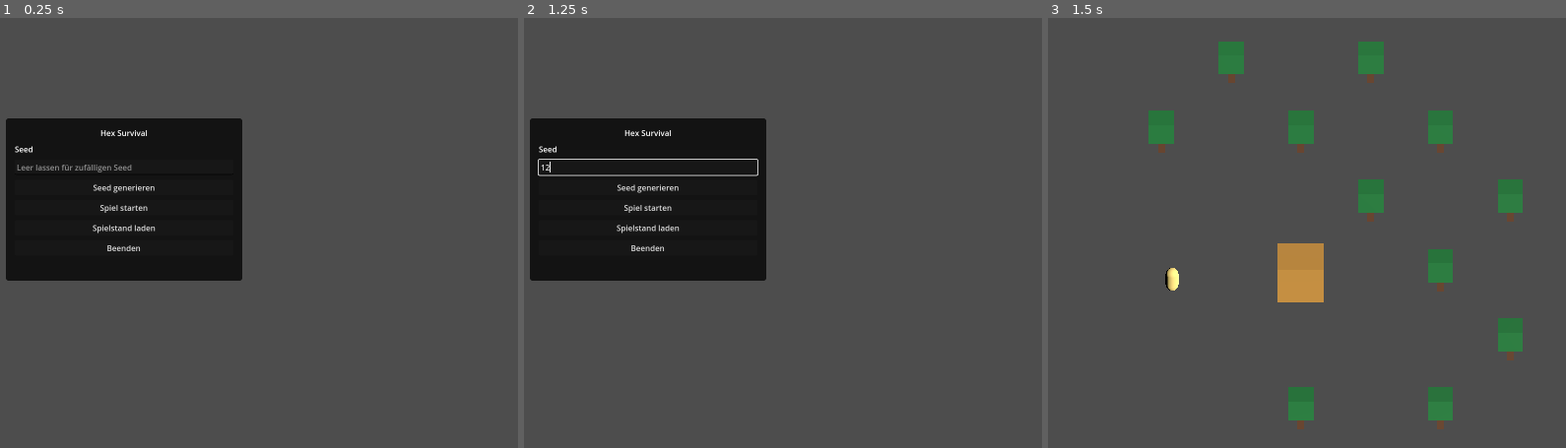
Above: before the commit, frames 1-3 (left to right).
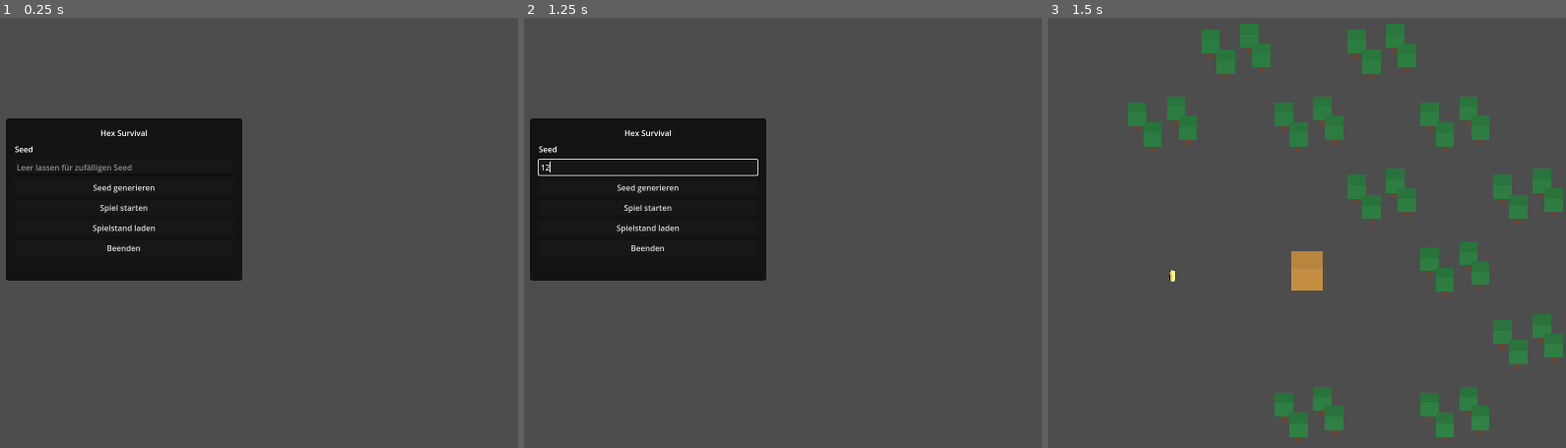
Above: after the commit, the same moments.

Repository: Ranu4922/CodexGame
Game: Godot game, scene res://scenes/Main.tscn
The game is run twice, just before and just after one commit, with the same random seed, the same clock (stepped at 60 frames per second) and the same inputs.
Inputs (mouse positions are in pixels of both pictures, inside the frame that each line leads up to):
- Up to frame 1 (0.25 s): no input
- Up to frame 2 (1.25 s): click (648, 168) at 0.52 s; type "12" at 0.6 s
- Up to frame 3 (1.5 s): click "Spiel starten" at 1.25 s

Frames 1-2 are identical in both runs. In frame 3, 9.6% of the frame differs, in the area x 15-100%, y 1-99%.

Commit message:
Scale PlayerWorld hex areas for exploration

Diff:
--- a/scenes/PlayerWorld.tscn
+++ b/scenes/PlayerWorld.tscn
@@ -3,13 +3,13 @@
 [ext_resource type="Script" path="res://scripts/player_world.gd" id="1_player_world_script"]
 
 [sub_resource type="PlaneMesh" id="PlaneMesh_ground"]
-size = Vector2(120, 120)
+size = Vector2(260, 260)
 
 [sub_resource type="StandardMaterial3D" id="StandardMaterial3D_ground"]
 albedo_color = Color(0.24, 0.46, 0.27, 1)
 
 [sub_resource type="BoxShape3D" id="BoxShape3D_ground"]
-size = Vector3(120, 0.1, 120)
+size = Vector3(260, 0.1, 260)
 
 [sub_resource type="CapsuleMesh" id="CapsuleMesh_player"]
 radius = 0.32
@@ -19,7 +19,7 @@
 albedo_color = Color(0.86, 0.76, 0.42, 1)
 
 [sub_resource type="BoxMesh" id="BoxMesh_village_center"]
-size = Vector3(2.3, 2.0, 2.3)
+size = Vector3(3.0, 2.5, 3.0)
 
 [sub_resource type="StandardMaterial3D" id="StandardMaterial3D_village_center"]
 albedo_color = Color(0.69, 0.49, 0.19, 1)
@@ -48,7 +48,7 @@
 surface_material_override/0 = SubResource("StandardMaterial3D_player")
 
 [node name="VillageCenter" type="Node3D" parent="."]
-transform = Transform3D(1, 0, 0, 0, 1, 0, 0, 0, 1, 3, 1, 0)
+transform = Transform3D(1, 0, 0, 0, 1, 0, 0, 0, 1, 3, 1.25, 0)
 
 [node name="VillageCenterMesh" type="MeshInstance3D" parent="VillageCenter"]
 mesh = SubResource("BoxMesh_village_center")
@@ -58,9 +58,9 @@
 transform = Transform3D(1, 0, 0, 0, 1, 0, 0, 0, 1, -4, 0.675, 0)
 
 [node name="Camera3D" type="Camera3D" parent="CameraRig"]
-transform = Transform3D(1, 0, 0, 0, 0.819152, 0.573576, 0, -0.573576, 0.819152, 0, 18, 22)
+transform = Transform3D(1, 0, 0, 0, 0.819152, 0.573576, 0, -0.573576, 0.819152, 0, 34, 42)
 projection = 1
-size = 22.0
+size = 42.0
 current = true
 
 [node name="DirectionalLight3D" type="DirectionalLight3D" parent="."]
--- a/scripts/player_world.gd
+++ b/scripts/player_world.gd
@@ -2,10 +2,10 @@
 
 signal settlement_management_requested
 
-@export var move_speed: float = 4.5
-@export var interaction_distance: float = 2.7
-@export var interaction_hint_height: float = 2.1
-@export var world_hex_size: float = 4.0
+@export var move_speed: float = 8.0
+@export var interaction_distance: float = 6.0
+@export var interaction_hint_height: float = 3.0
+@export var world_hex_size: float = 8.0
 
 @onready var player: Node3D = $Player
 @onready var world_map: Node3D = $WorldMap
@@ -72,6 +72,7 @@
 
 
 func _try_set_move_target() -> void:
+	# Water blocking will be added later; for now water is only marked visually.
 	var ray_result: Dictionary = _get_mouse_ray_result()
 	if ray_result.is_empty():
 		return
@@ -151,9 +152,9 @@
 		var tile_position: Vector3 = _axial_to_player_world(q, r)
 		_create_tile_visual(tile_position, tile_type)
 		if tile_type == "Wald":
-			_create_tree_placeholder(tile_position)
+			_create_forest_placeholders(tile_position)
 		if tile_type == "Stein":
-			_create_stone_placeholder(tile_position)
+			_create_stone_placeholders(tile_position)
 
 
 func _create_world_building_markers() -> void:
@@ -184,18 +185,18 @@
 	var trunk: MeshInstance3D = MeshInstance3D.new()
 	trunk.name = "TreePlaceholder"
 	var trunk_mesh: BoxMesh = BoxMesh.new()
-	trunk_mesh.size = Vector3(0.34, 1.15, 0.34)
+	trunk_mesh.size = Vector3(0.45, 1.45, 0.45)
 	trunk.mesh = trunk_mesh
-	trunk.position = Vector3(tile_position.x, 0.60, tile_position.z)
+	trunk.position = Vector3(tile_position.x, 0.75, tile_position.z)
 	trunk.material_override = marker_materials["tree_trunk"]
 	world_map.add_child(trunk)
 
 	var crown: MeshInstance3D = MeshInstance3D.new()
 	crown.name = "TreeCrownPlaceholder"
 	var crown_mesh: BoxMesh = BoxMesh.new()
-	crown_mesh.size = Vector3(1.25, 1.15, 1.25)
+	crown_mesh.size = Vector3(1.75, 1.55, 1.75)
 	crown.mesh = crown_mesh
-	crown.position = Vector3(tile_position.x, 1.45, tile_position.z)
+	crown.position = Vector3(tile_position.x, 1.90, tile_position.z)
 	crown.material_override = marker_materials["tree_crown"]
 	world_map.add_child(crown)
 
@@ -204,9 +205,9 @@
 	var stone_marker: MeshInstance3D = MeshInstance3D.new()
 	stone_marker.name = "StonePlaceholder"
 	var stone_mesh: BoxMesh = BoxMesh.new()
-	stone_mesh.size = Vector3(1.15, 0.75, 0.95)
+	stone_mesh.size = Vector3(1.65, 0.95, 1.25)
 	stone_marker.mesh = stone_mesh
-	stone_marker.position = Vector3(tile_position.x, 0.42, tile_position.z)
+	stone_marker.position = Vector3(tile_position.x, 0.55, tile_position.z)
 	stone_marker.material_override = marker_materials["stone_marker"]
 	world_map.add_child(stone_marker)
 
@@ -215,9 +216,9 @@
 	var marker: MeshInstance3D = MeshInstance3D.new()
 	marker.name = "BuildingPlaceholder_%s" % building_type
 	var marker_mesh: BoxMesh = BoxMesh.new()
-	marker_mesh.size = Vector3(1.35, 1.15, 1.35)
+	marker_mesh.size = Vector3(2.2, 1.8, 2.2)
 	marker.mesh = marker_mesh
-	marker.position = Vector3(tile_position.x, 0.62, tile_position.z)
+	marker.position = Vector3(tile_position.x, 0.95, tile_position.z)
 	marker.material_override = marker_materials["building_marker"]
 	world_map.add_child(marker)
 
@@ -231,7 +232,7 @@
 		return
 	var center_coords: Vector2i = center_coords_value as Vector2i
 	var center_position: Vector3 = _axial_to_player_world(center_coords.x, center_coords.y)
-	village_center.global_position = Vector3(center_position.x, 1.0, center_position.z)
+	village_center.global_position = Vector3(center_position.x, 1.25, center_position.z)
 
 
 func _place_player_near_village_center_if_needed() -> void:
@@ -251,6 +252,27 @@
 	var x_position: float = world_hex_size * sqrt(3.0) * (float(q) + float(r) * 0.5)
 	var z_position: float = world_hex_size * 1.5 * float(r)
 	return Vector3(x_position, 0.0, z_position)
+
+
+func _create_forest_placeholders(tile_position: Vector3) -> void:
+	var offsets: Array[Vector3] = [
+		Vector3(-world_hex_size * 0.28, 0.0, -world_hex_size * 0.12),
+		Vector3(world_hex_size * 0.18, 0.0, -world_hex_size * 0.24),
+		Vector3(world_hex_size * 0.32, 0.0, world_hex_size * 0.16),
+		Vector3(-world_hex_size * 0.10, 0.0, world_hex_size * 0.30),
+	]
+	for offset in offsets:
+		_create_tree_placeholder(tile_position + offset)
+
+
+func _create_stone_placeholders(tile_position: Vector3) -> void:
+	var offsets: Array[Vector3] = [
+		Vector3(-world_hex_size * 0.20, 0.0, -world_hex_size * 0.10),
+		Vector3(world_hex_size * 0.18, 0.0, world_hex_size * 0.08),
+		Vector3(0.0, 0.0, world_hex_size * 0.28),
+	]
+	for offset in offsets:
+		_create_stone_placeholder(tile_position + offset)
 
 
 func _create_hex_tile_mesh() -> ArrayMesh:
